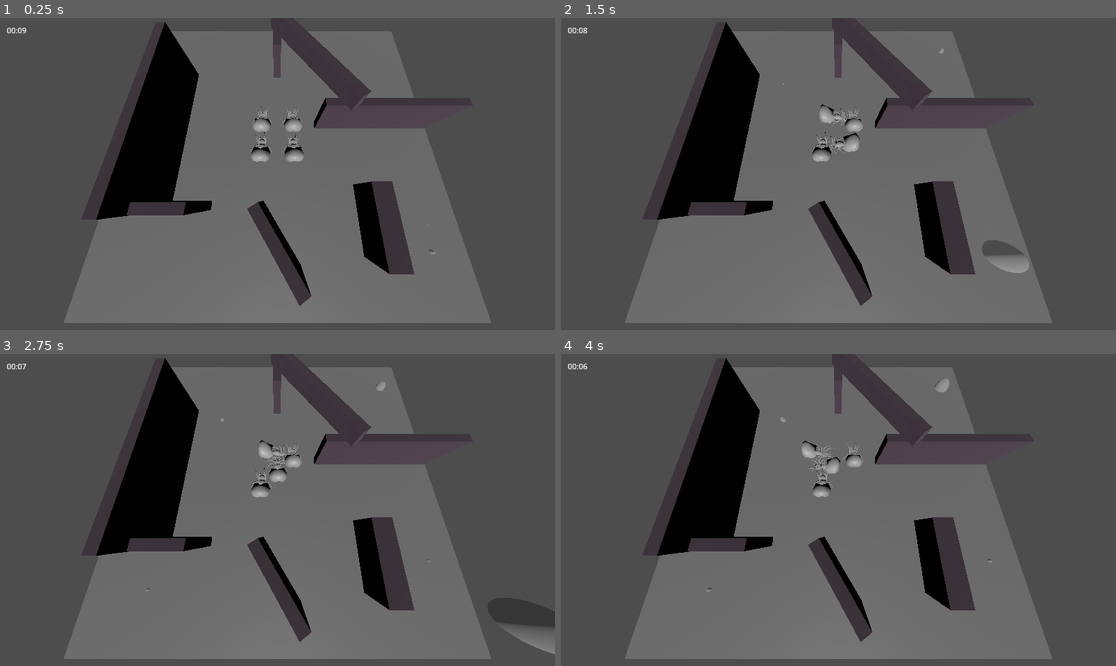
Above: before the commit, frames 1-4 (two rows, left to right).
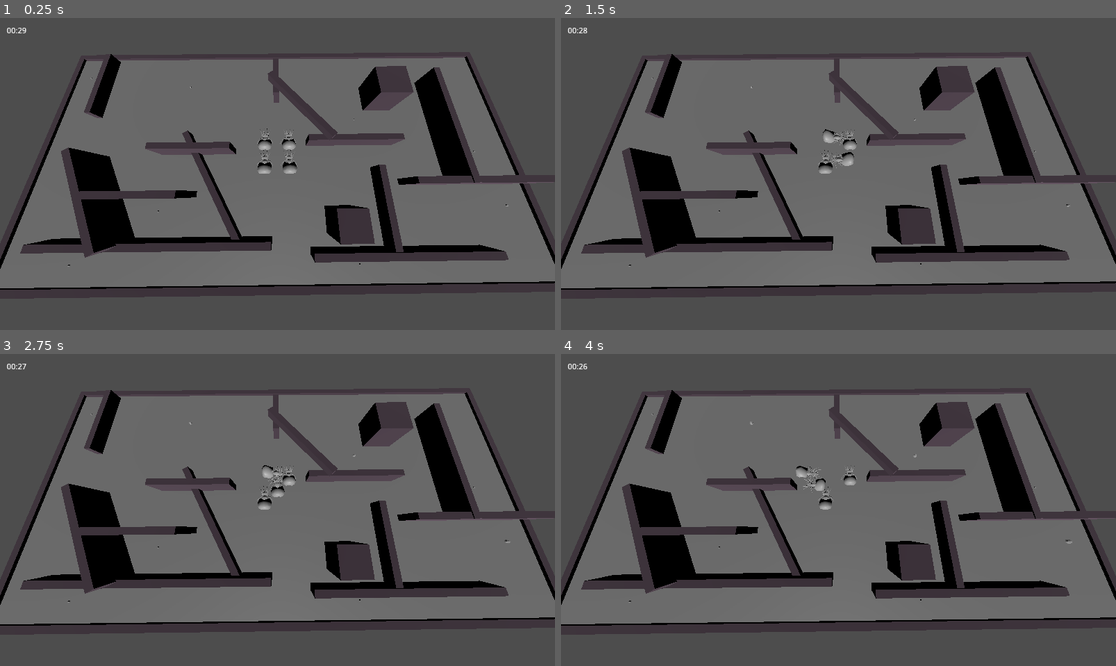
Above: after the commit, the same moments.

Repository: justfordoener/ggj_2025
Game: Godot game, scene res://scenes/level_test.tscn
The game is run twice, just before and just after one commit, with the same random seed, the same clock (stepped at 60 frames per second) and the same inputs. Before the commit the project starts from res://scenes/level_test_menu.tscn.
Inputs (mouse positions are in pixels of both pictures, inside the frame that each line leads up to):
- Up to frame 1 (0.25 s): no input
- Up to frame 2 (1.5 s): tap Enter (ui_accept) at 0.5, 0.77 s; move the mouse to (960, 158) at 0.52 s; hold Right (ui_right) 0.53-1.25 s; hold F 0.53-1.25 s; click (960, 158) at 0.67 s; drag from (727, 189) to (810, 236) at 1.27 s
- Up to frame 3 (2.75 s): move the mouse to (333, 441) at 2.02 s; hold Right (ui_right) from 2.03 s (still down); hold T from 2.03 s (still down)
- Up to frame 4 (4 s): release Right (ui_right) at 2.75 s; release T at 2.75 s; drag from (810, 572) to (672, 463) at 2.77 s; move the mouse to (1005, 556) at 3.52 s; hold Left (ui_left) from 3.53 s (still down); hold F from 3.53 s (still down); tap Enter (ui_accept) at 3.77 s

The runs differ from the first frame. In frame 1, 51% of the frame differs, in the area x 0-100%, y 0-98%; in frame 2, 51%; in frame 3, 51%; in frame 4, 51%.

Commit message:
set main scene correct again

Diff:
--- a/project.godot
+++ b/project.godot
@@ -11,7 +11,7 @@
 [application]
 
 config/name="New Game Project"
-run/main_scene="res://scenes/level_test_menu.tscn"
+run/main_scene="res://scenes/level_test.tscn"
 config/features=PackedStringArray("4.3", "GL Compatibility")
 config/icon="res://icon.svg"
 
